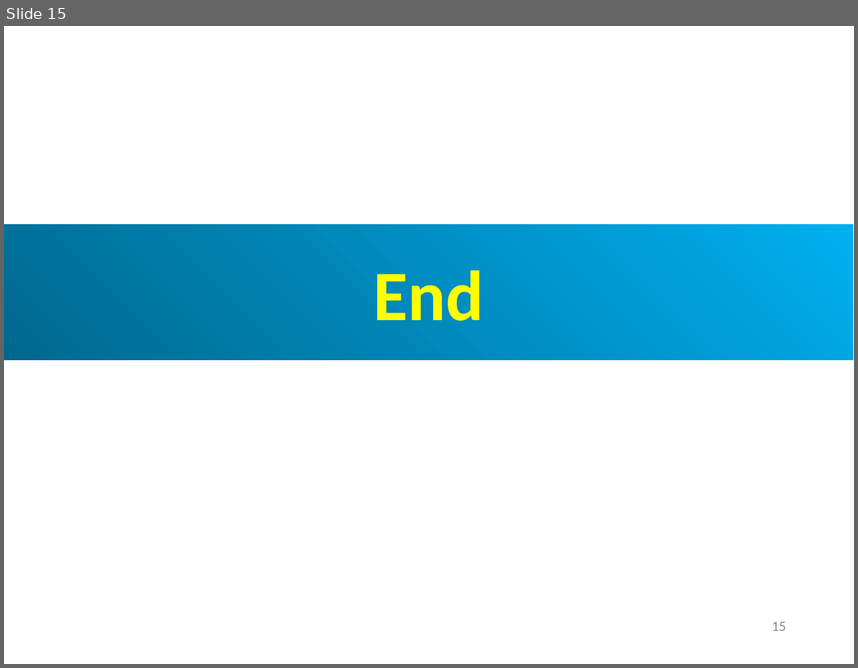
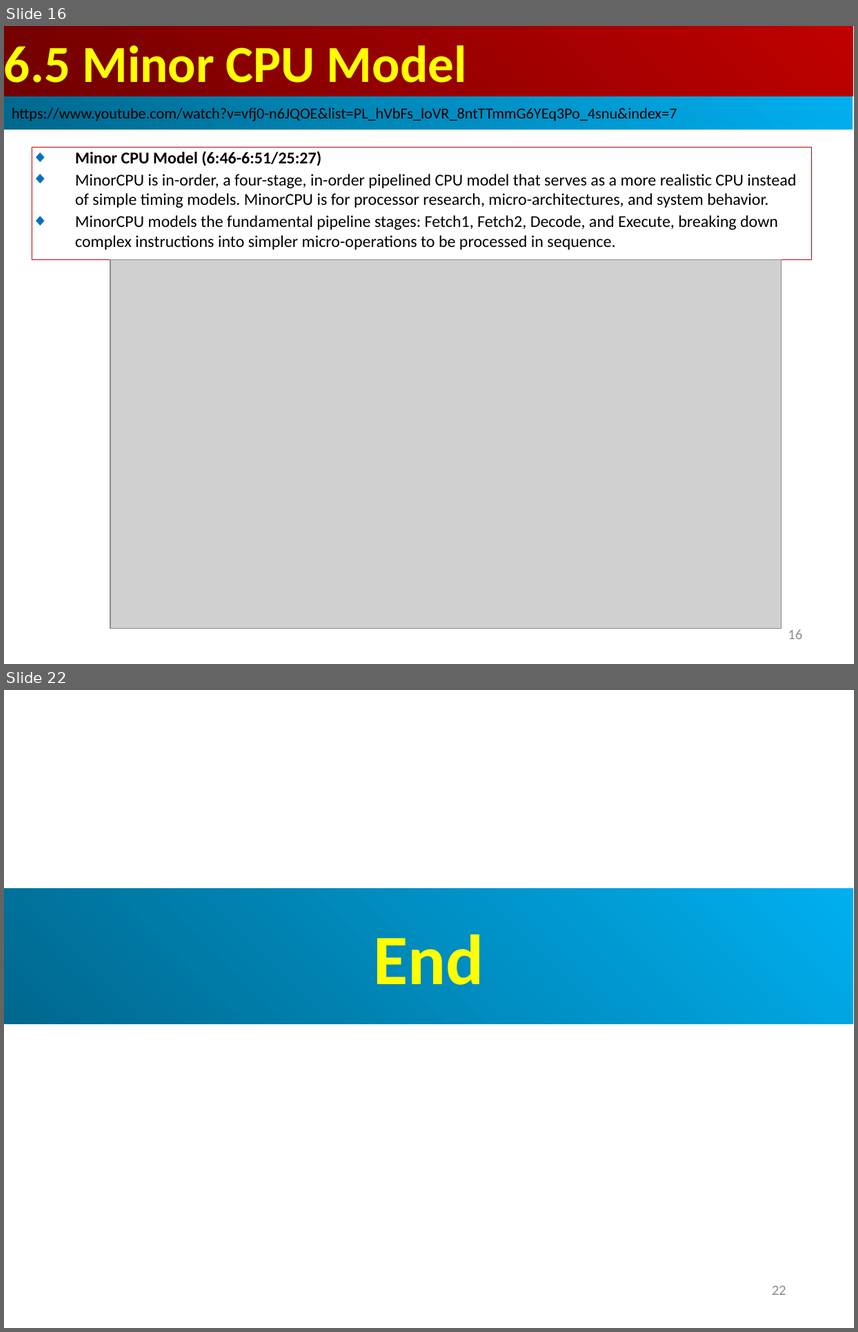
Before and after one commit to peterhchen/AIU_CS850_Gem5_McPAT, a slide deck: 050_Gem5/007.CPUModel/000_Video/007.CPUModel.ppt. Shown one above the other, each under a label of ours: slide 15 before the commit, slides 16 and 22 after it; the slides between them are not shown. The pictures are 858x668 and 858x1332 pixels, drawn with LibreOffice and Linux fonts; fonts in the diff are those of the drawing; grey boxes stand for pictures. Boxes give left, top, right and bottom in pixels: in the first picture for what was removed or moved away, otherwise in the second. Text is boxed around its words. In the diff, an @@ line names an element or a change of style, - is before the commit and + after.

```diff
--- a/050_Gem5/007.CPUModel/000_Video/007.CPUModel.ppt
+++ b/050_Gem5/007.CPUModel/000_Video/007.CPUModel.ppt
@@ slide 16 added at [4,26,854,664], background #FFFFFF @@
@@ rectangle added at [4,26,853,96], fill gradient #BF0000 to #710000, 44 pt, text #FFFF00, bold @@
+6.5 Minor CPU Model
@@ rectangle added at [4,96,853,129], fill gradient #00AFEF to #00688E, 13 pt, text #000000 @@
+https://www.youtube.com/watch?v=vfj0-n6JQOE&list=PL_hVbFs_loVR_8ntTTmmG6YEq3Po_4snu&index=7
@@ rectangle added at [32,147,811,260], outline #C00000 0.74 pt, 14 pt, text #000000 @@
+◆ Minor CPU Model (6:46-6:51/25:27)
+◆ MinorCPU is in-order, a four-stage, in-order pipelined CPU model that serves as a more realistic CPU instead of simple timing models. MinorCPU is for processor research, micro-architectures, and system behavior.
+◆ MinorCPU models the fundamental pipeline stages: Fetch1, Fetch2, Decode, and Execute, breaking down complex instructions into simpler micro-operations to be processed in sequence.
@@ picture added at [110,260,782,628] @@
@@ page number added at [788,629,802,639], 12 pt, text #8B8B8B @@
+16
@@ what was slide 15 is now slide 22 @@
@@ page number at [772,1285,786,1294]: text changed @@
-15
+22
```
Also in this commit, not shown: 2 slides changed, 6 other slides added.
